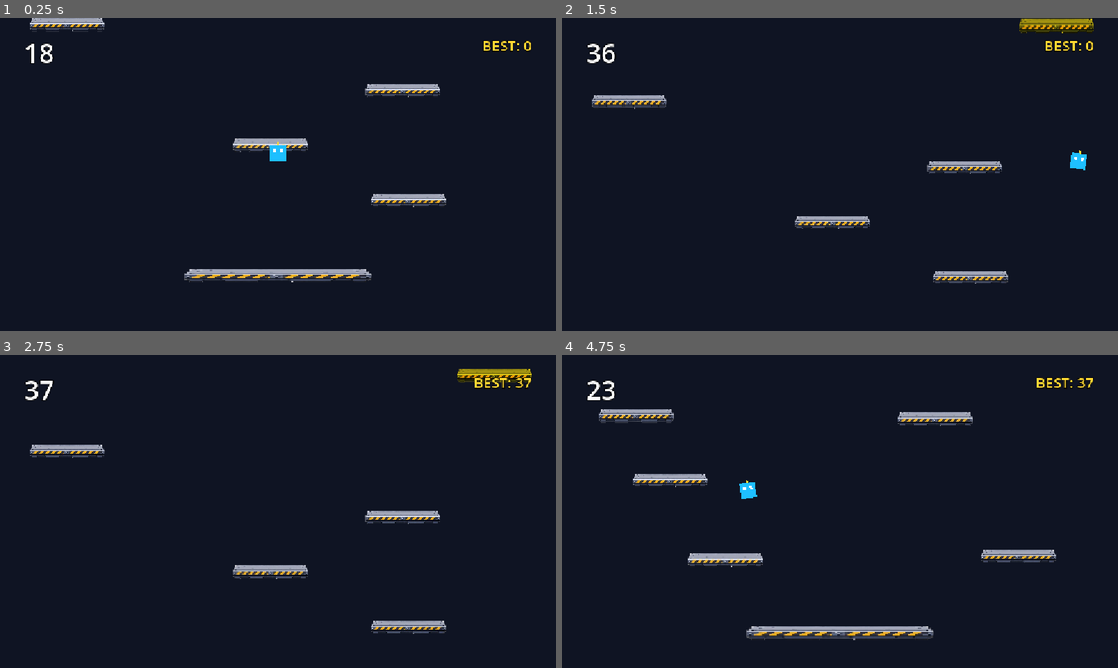
Above: before the commit, frames 1-4 (two rows, left to right).
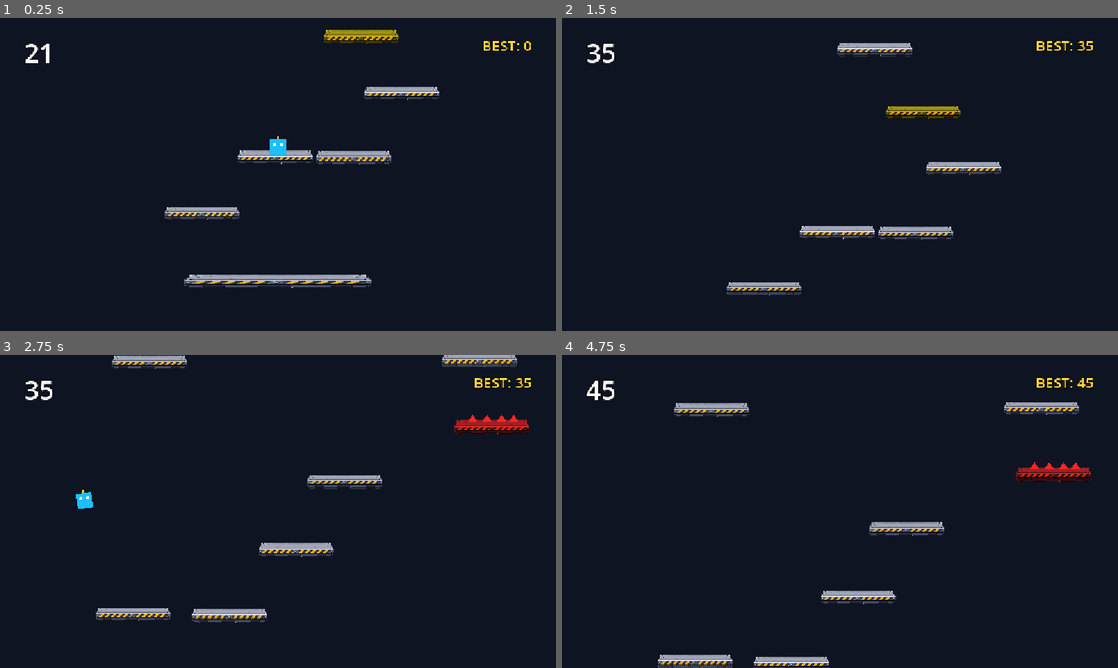
Above: after the commit, the same moments.

Repository: DevireddyNehal/Hopy
Game: Godot game, scene res://scenes/Main.tscn
Same seed, same stepped clock (60 frames per second), same inputs: the game is played once before the commit and once after it.
Inputs:
- Up to frame 1 (0.25 s): no input
- Up to frame 2 (1.5 s): tap Enter at 0.5 s; hold Right (ui_right) from 0.53 s (still down); tap Space (start_action) at 0.6, 1.35 s
- Up to frame 3 (2.75 s): release Right (ui_right) at 2.03 s; hold Left (ui_left) from 2.03 s (still down); tap Space (start_action) at 2.1 s
- Up to frame 4 (4.75 s): release Left (ui_left) at 2.78 s; hold Right (ui_right) 2.78-4.28 s; tap Space (start_action) at 2.85, 3.6, 4.35 s; hold Left (ui_left) from 4.28 s (still down)

The runs differ from the first frame. In frame 1, 5.7% of the frame differs, in the area x 4-81%, y 0-87%; in frame 2, 5.0%; in frame 3, 5.9%; in frame 4, 7.4%, in the area x 4-96%, y 7-100%.

Commit message:
tune: proven leeway physics (650 steer, -900 bounce, 144px vertical leeway, 492px horizontal leeway)

Diff:
--- a/scripts/robot.gd
+++ b/scripts/robot.gd
@@ -4,8 +4,8 @@
 signal bounced(power: float)
 
 @export var gravity: float = 1400.0
-@export var steer_speed: float = 520.0
-@export var bounce_velocity: float = -800.0
+@export var steer_speed: float = 650.0
+@export var bounce_velocity: float = -900.0
 
 @onready var sprite: Node2D = $Visuals
 @onready var effect_spawn_point: Marker2D = $EffectSpawnPoint
--- a/scripts/spawner.gd
+++ b/scripts/spawner.gd
@@ -6,20 +6,22 @@
 @export var platform_scene: PackedScene
 @export var camera: Camera2D
 
-# Vertical gap limits: comfortable, open, with ample leeway
-const MIN_GAP_Y: float = 100.0
-const MAX_GAP_Y: float = 160.0
+# Vertical gap limits: 95px - 145px (apex is 289px, so you have 144px leeway!)
+const MIN_GAP_Y: float = 95.0
+const MAX_GAP_Y: float = 145.0
 const BUFFER_AHEAD: float = 1200.0
 const DESPAWN_OFFSET: float = 600.0
 
 var highest_spawned_y: float = 520.0
 var platform_count: int = 0
-var last_zone: int = 1 # 0: Left, 1: Center, 2: Right
+var last_x: float = 576.0
 var active_platforms: Array[StaticBody2D] = []
 
 func _ready() -> void:
 	if not platform_scene:
 		platform_scene = preload("res://scenes/Platform.tscn")
+	var screen_w = get_viewport_rect().size.x
+	last_x = screen_w / 2.0
 	# Initial seed platforms
 	_spawn_initial_platforms()
 
@@ -43,13 +45,14 @@
 	var center_y = screen_size.y / 2.0
 
 	highest_spawned_y = center_y + 180.0
+	last_x = center_x
 
 	# 1. Guaranteed first safe landing platform directly underneath the robot (2.5x wide!)
 	var start_plat = _spawn_platform_at(Vector2(center_x, highest_spawned_y), PlatformScript.Type.NORMAL)
 	if start_plat:
 		start_plat.scale = Vector2(2.5, 1.0)
 
-	# 2. Pre-spawn an open, spacious trail of platforms climbing upward
+	# 2. Pre-spawn a trail of platforms climbing upward
 	for i in range(16):
 		_spawn_next_platform()
 
@@ -58,30 +61,29 @@
 	highest_spawned_y -= gap
 
 	var screen_w = get_viewport_rect().size.x
+	var min_x = 90.0
+	var max_x = screen_w - 90.0
 
-	# Rotate zones across Left, Center, Right so platforms are evenly spread:
-	var available_zones = [0, 1, 2]
-	available_zones.erase(last_zone)
-	var chosen_zone = available_zones[randi() % available_zones.size()]
-	last_zone = chosen_zone
+	# Guaranteed reach rule:
+	# Each platform is within +-340px of the last one.
+	# (With steer_speed=650 and air_time=1.28s, travel is 832px -> massive 492px leeway!)
+	var offset_x = randf_range(-340.0, 340.0)
+	if abs(offset_x) < 80.0:
+		offset_x = 100.0 if offset_x >= 0 else -100.0
 
-	var spawn_x = _get_x_in_zone(chosen_zone, screen_w)
+	var spawn_x = last_x + offset_x
+	if spawn_x < min_x:
+		spawn_x = max_x - (min_x - spawn_x)
+	elif spawn_x > max_x:
+		spawn_x = min_x + (spawn_x - max_x)
+	last_x = spawn_x
+
 	_spawn_platform_at(Vector2(spawn_x, highest_spawned_y), _pick_type())
 
-	# 30% chance to spawn an alternate platform on the far side for route choice:
-	if randf() < 0.3:
-		var alt_zone = 2 if chosen_zone == 0 else 0
-		var alt_x = _get_x_in_zone(alt_zone, screen_w)
+	# 40% chance to spawn an alternate platform on the other side for route variety:
+	if randf() < 0.4:
+		var alt_x = fposmod(spawn_x + randf_range(400.0, screen_w - 400.0), screen_w - 180.0) + 90.0
 		_spawn_platform_at(Vector2(alt_x, highest_spawned_y + randf_range(-15.0, 15.0)), _pick_type())
-
-func _get_x_in_zone(zone: int, screen_w: float) -> float:
-	match zone:
-		0:
-			return randf_range(100.0, screen_w * 0.33)
-		1:
-			return randf_range(screen_w * 0.38, screen_w * 0.62)
-		_:
-			return randf_range(screen_w * 0.67, screen_w - 100.0)
 
 func _pick_type() -> int:
 	platform_count += 1
--- a/tests/test_step1_node.gd
+++ b/tests/test_step1_node.gd
@@ -11,14 +11,14 @@
 
 	# 1. Test Initial Properties
 	assert(robot.gravity == 1400.0, "Gravity should be 1400.0")
-	assert(robot.steer_speed == 520.0, "Steer speed should be 520.0")
-	assert(robot.bounce_velocity == -800.0, "Bounce velocity should be -800.0")
-	print("✓ Robot properties verified (Gravity 1400, Speed 520, Bounce -800)")
+	assert(robot.steer_speed == 650.0, "Steer speed should be 650.0")
+	assert(robot.bounce_velocity == -900.0, "Bounce velocity should be -900.0")
+	print("✓ Robot properties verified (Gravity 1400, Speed 650, Bounce -900)")
 
 	# 2. Test Bounce & Combo
 	var initial_combo = GameState.combo
 	robot.bounce()
-	assert(robot.velocity.y == -800.0, "Bounce must set velocity.y to bounce_velocity (-800.0)")
+	assert(robot.velocity.y == -900.0, "Bounce must set velocity.y to bounce_velocity (-900.0)")
 	assert(GameState.combo == initial_combo + 1, "Bounce must increment GameState combo")
 	print("✓ Robot bounce sets vertical velocity and increments combo")
 
--- a/tests/test_step2_node.gd
+++ b/tests/test_step2_node.gd
@@ -27,9 +27,9 @@
 	for i in range(1, spawner.active_platforms.size()):
 		var cur_y = spawner.active_platforms[i].global_position.y
 		var gap = prev_y - cur_y
-		assert(gap <= 190.0, "Platform vertical gap must not exceed max jump reach (228px). Found gap: " + str(gap))
+		assert(gap <= 180.0, "Platform vertical gap must not exceed max jump reach (289px). Found gap: " + str(gap))
 		prev_y = cur_y
-	print("✓ Platform procedural generation verified (all gaps reachable < 190px, apex is 228px)")
+	print("✓ Platform procedural generation verified (all gaps reachable < 180px, apex is 289px)")
 
 	# 3. Test Thorn Platform instant death
 	var thorn_plat = load("res://scenes/Platform.tscn").instantiate()
